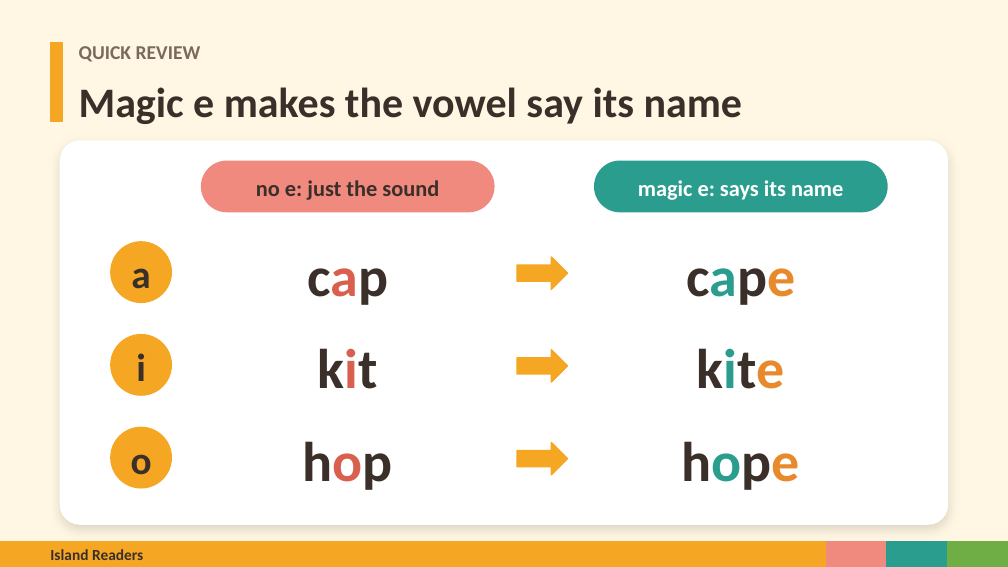
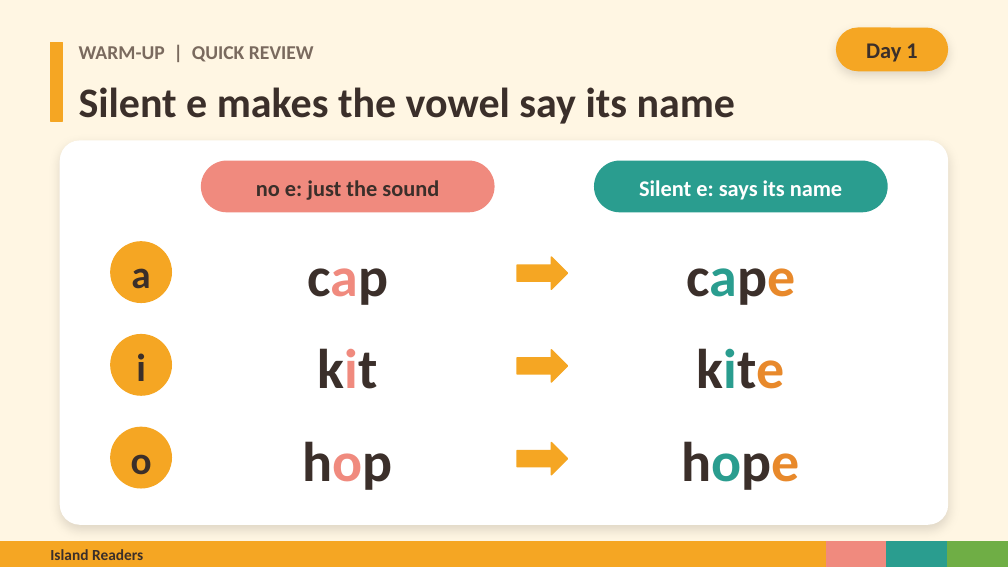
Before and after one commit to Silkwormx/island-readers, a slide deck: slide 2 of materials/unit5/Island_Readers_Tricky_e_Endings.pptx. Drawn at 1008x567 pixels with LibreOffice and Linux fonts; fonts in the diff are those of the drawing. Boxes give left, top, right and bottom in pixels: in the first picture for what was removed or moved away, otherwise in the second. Text is boxed around its words. In the diff, an @@ line names an element or a change of style, - is before the commit and + after.

```diff
--- a/materials/unit5/Island_Readers_Tricky_e_Endings.pptx
+++ b/materials/unit5/Island_Readers_Tricky_e_Endings.pptx
@@ rounded rectangle added at <box>837,28,948,71</box>, fill #F5A623, outline #F5A623 1 pt, 16 pt, text #3B2F2A, bold @@
+Day 1
@@ text at <box>79,46,314,62</box>: text changed @@
-QUICK REVIEW
+WARM-UP | QUICK REVIEW
@@ text at <box>79,87,735,124</box>: text changed @@
-Magic e makes the vowel say its name
+Silent e makes the vowel say its name
@@ text at <box>639,180,842,200</box>: text changed @@
-magic e: says its name
+Silent e: says its name
@@ text "cap" at <box>307,268,388,305</box>: text colour #D9604F to #F08A7E in "cap" @@
@@ text "kit" at <box>318,348,378,389</box>: text colour #D9604F to #F08A7E in "kit" @@
@@ text "hop" at <box>303,441,393,490</box>: text colour #D9604F to #F08A7E in "hop" @@
```
Also in this commit, not shown: 15 other slides changed, 13 slides added, 2 slides removed, 41 other files.
